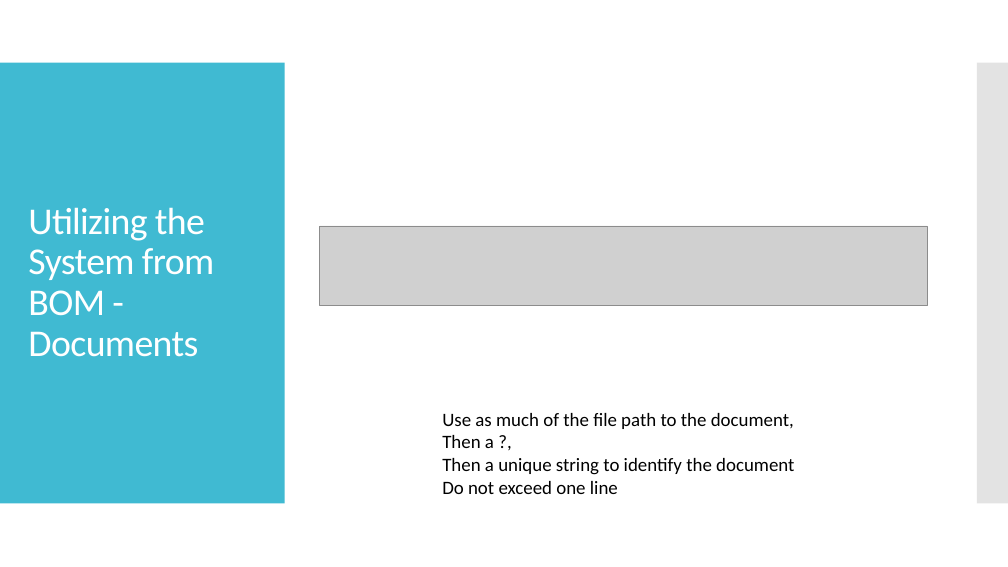
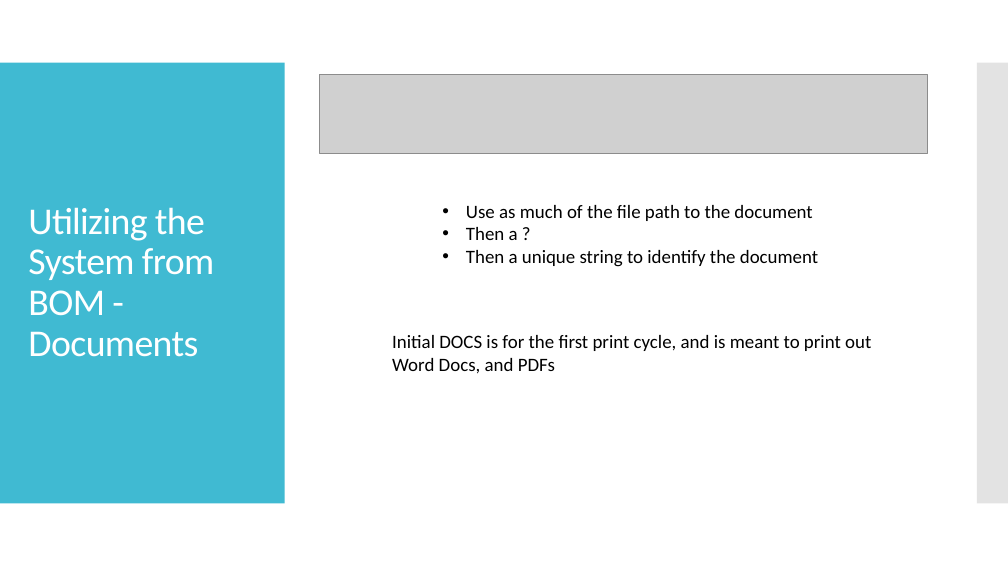
Before and after one commit to pixustechnologies/labelSerialNumberProject, a slide deck: slide 12 of LabelSerialNumberOverview.pptx (slide 19 before the commit). Drawn at 1008x567 pixels with LibreOffice and Linux fonts; fonts in the diff are those of the drawing; grey boxes stand for pictures. Boxes give left, top, right and bottom in pixels: in the first picture for what was removed or moved away, otherwise in the second. Text is boxed around its words. In the diff, an @@ line names an element or a change of style, - is before the commit and + after.

Commit message:
Updated Docs, Display Wording, Few Errors Updated PPT, PDF, ReadMe Changed some wording on the display to be more clear Fixed Word doc printing, possible path name with spaces fix

```diff
--- a/LabelSerialNumberOverview.pptx
+++ b/LabelSerialNumberOverview.pptx
@@ picture: place and size @@
-picture at (320, 226, 927, 306)
+picture at (320, 75, 927, 154)
@@ text at (466, 205, 818, 267): text changed @@
-Use as much of the file path to the document,
-Then a ?,
-Then a unique string to identify the document
-Do not exceed one line
+• Use as much of the file path to the document
+• Then a ?
+• Then a unique string to identify the document
@@ text added at (392, 335, 871, 374), 18 pt, text #000000 @@
+Initial DOCS is for the first print cycle, and is meant to print out Word Docs, and PDFs
```
Also in this commit, not shown: 3 other slides changed, 1 slide added, 10 other files.
